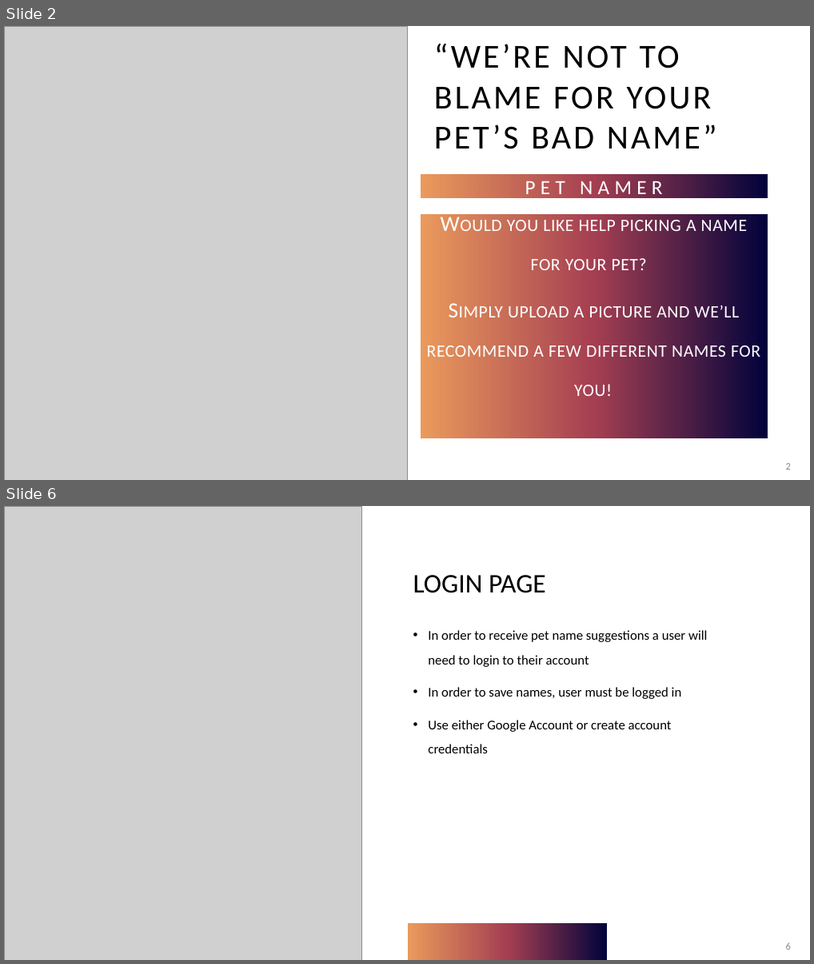
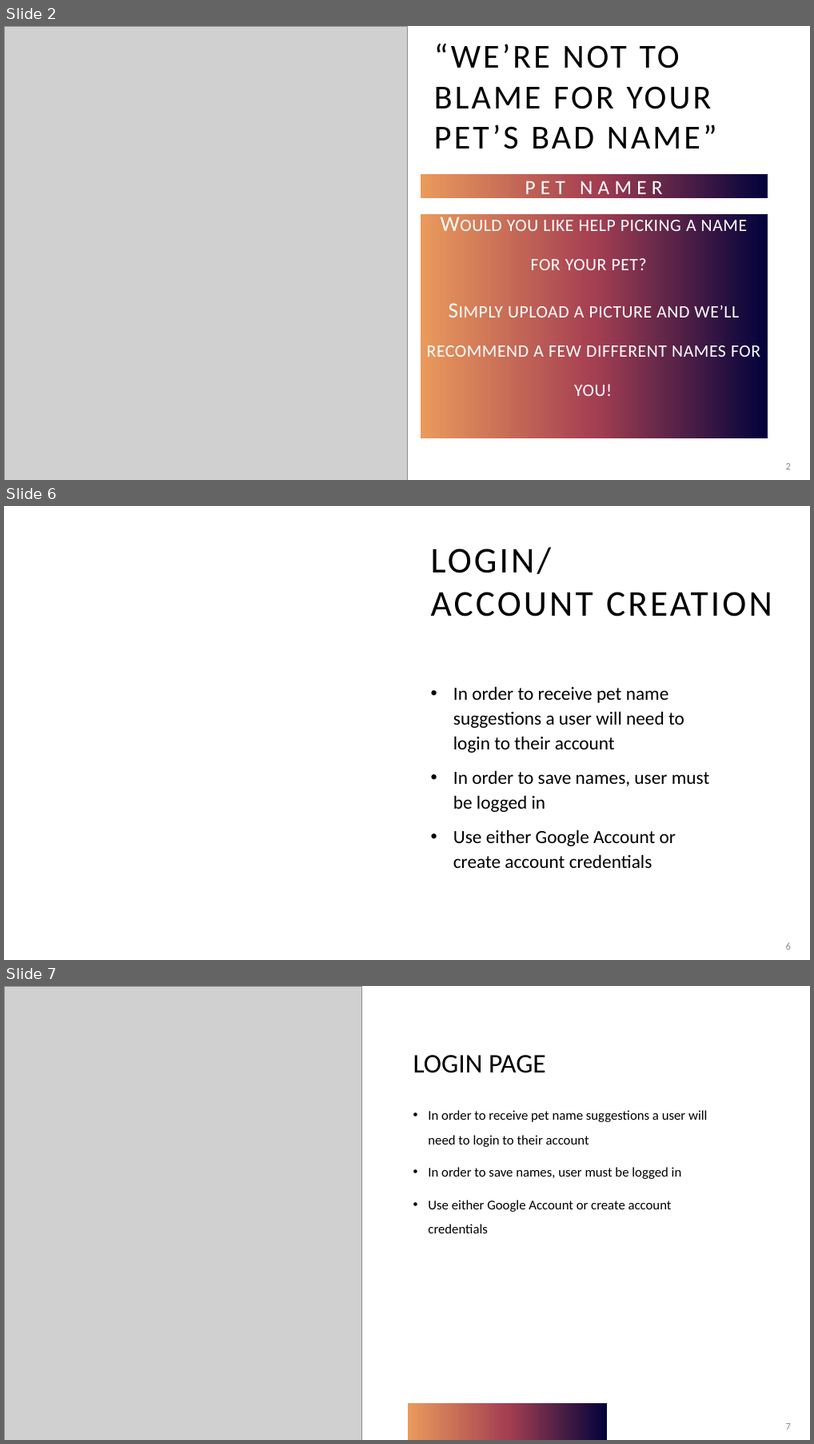
Before and after one commit to adriaonline/CPT200SP24-Team1, a slide deck: Phase 3 Docs/Phase 3 - Presentation.pptx. Shown one above the other, each under a label of ours: slides 2 and 6 before the commit, slides 2, 6 and 7 after it; the slides between them are not shown. The pictures are 814x964 and 814x1444 pixels, drawn with LibreOffice and Linux fonts; fonts in the diff are those of the drawing; grey boxes stand for pictures. Boxes give left, top, right and bottom in pixels: in the first picture for what was removed or moved away, otherwise in the second. Text is boxed around its words. In the diff, an @@ line names an element or a change of style, - is before the commit and + after.

```diff
--- a/Phase 3 Docs/Phase 3 - Presentation.pptx
+++ b/Phase 3 Docs/Phase 3 - Presentation.pptx
@@ slide 6 added at bbox=[4, 506, 810, 960], background #FFFFFF @@
@@ title added at bbox=[431, 547, 773, 616], 43.2 pt, text #000000 @@
+LOGIN/
+ACCOUNT CREATION
@@ text added at bbox=[454, 686, 710, 868], 22.2 pt, text #000000 @@
+• In order to receive pet name suggestions a user will need to login to their account
+• In order to save names, user must be logged in
+• Use either Google Account or create account credentials
@@ page number added at bbox=[786, 942, 791, 949], 12 pt, text #8C8C8C @@
+6
@@ what was slide 6 is now slide 7 @@
@@ page number at bbox=[786, 1423, 791, 1429]: text changed @@
-6
+7
```
Also in this commit, not shown: 4 slides changed.
